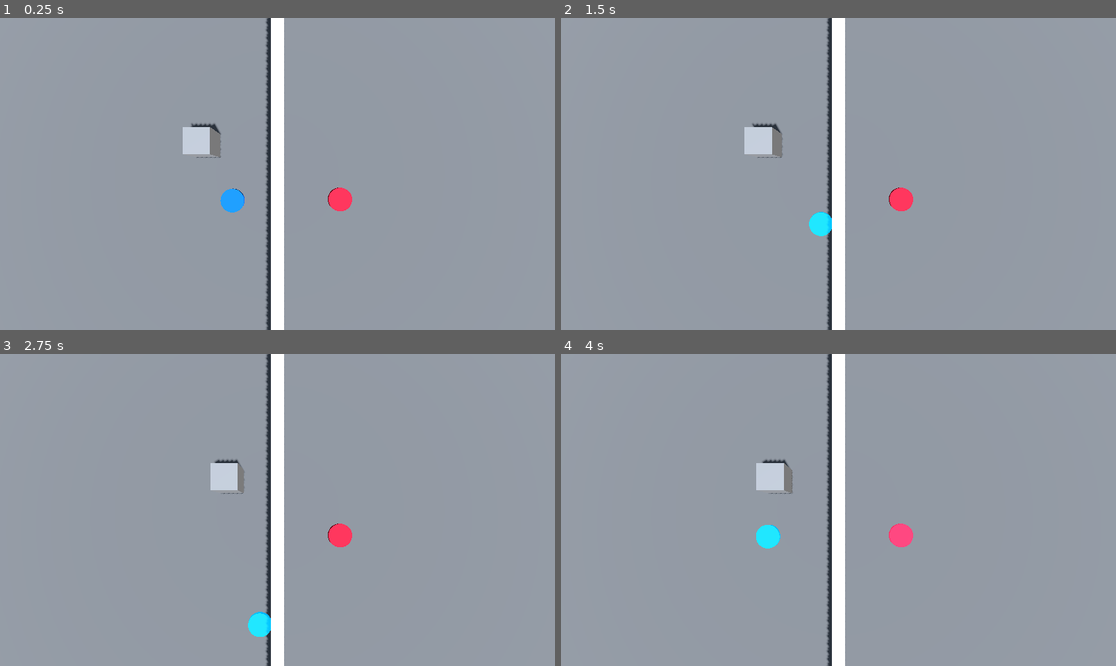
Above: before the commit, frames 1-4 (two rows, left to right).
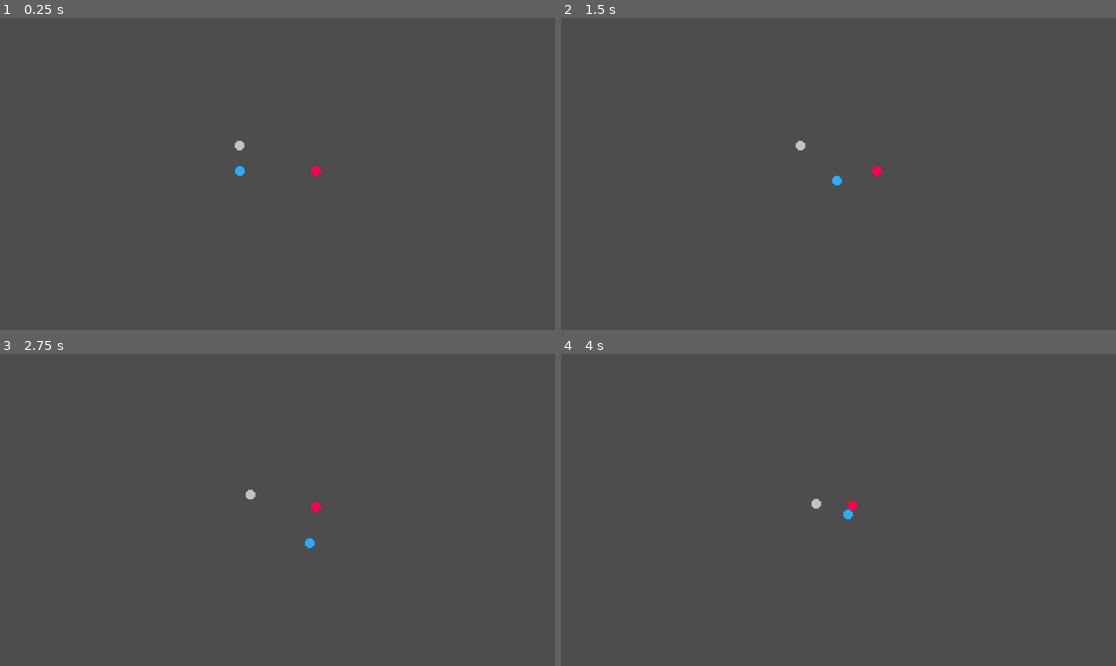
Above: after the commit, the same moments.

Repository: Johnethon/connections_game_jam
Game: Godot game, scene res://main.tscn
Same seed, same stepped clock (60 frames per second), same inputs: the game is played once before the commit and once after it.
Inputs (mouse positions are in pixels of both pictures, inside the frame that each line leads up to):
- Up to frame 1 (0.25 s): no input
- Up to frame 2 (1.5 s): tap Enter at 0.5 s; move the mouse to (960, 158) at 0.52 s; hold D (negative_move_right) 0.53-1.28 s; tap F (negative_interact) at 0.6 s; move the mouse to (727, 189) at 1.27 s; hold S (negative_move_down) from 1.28 s (still down); tap Space (negative_toggle_magnet) at 1.35 s
- Up to frame 3 (2.75 s): move the mouse to (333, 441) at 2.02 s; release S (negative_move_down) at 2.03 s; hold D (negative_move_right) from 2.03 s (still down); tap Shift (positive_interact) at 2.1 s
- Up to frame 4 (4 s): move the mouse to (810, 572) at 2.77 s; release D (negative_move_right) at 2.78 s; hold W (negative_move_up) 2.78-3.53 s; tap Ctrl (positive_toggle_magnet) at 2.85 s; move the mouse to (1005, 556) at 3.52 s; hold A (negative_move_left) from 3.53 s (still down); tap F (negative_interact) at 3.6 s

The runs differ from the first frame. In frame 1, 100% of the frame differs, in the area x 0-100%, y 0-100%; in frame 2, 100%; in frame 3, 100%; in frame 4, 100%.

Commit message:
now it's 2D

Diff:
--- a/magnetic_object.gd
+++ b/magnetic_object.gd
@@ -1,4 +1,4 @@
-extends RigidBody3D
+extends RigidBody2D
 class_name MagneticObject
 
 @export var positive : bool = true
@@ -8,13 +8,6 @@
 @export var lock_z : bool = false
 
 func _ready():
-	axis_lock_angular_x = true
-	axis_lock_angular_y = true
-	axis_lock_angular_z = true
-
-	axis_lock_linear_x = lock_x
-	axis_lock_linear_z = lock_z
-	axis_lock_linear_y = true
 
 	##collides with wire
 	collision_layer += 1 << 1
@@ -23,3 +16,6 @@
 	##collides with object stoppers
 	collision_layer += 1 << 3
 	collision_mask += 1 << 3
+
+func _integrate_forces(state: PhysicsDirectBodyState2D) -> void:
+	pass
--- a/magnetic_object.tscn
+++ b/magnetic_object.tscn
@@ -1,19 +1,19 @@
 [gd_scene load_steps=4 format=3 uid="uid://bc4cqt6bn6o17"]
 
 [ext_resource type="Script" uid="uid://7l3vo5xlakgv" path="res://magnetic_object.gd" id="1_xu8qx"]
+[ext_resource type="Texture2D" uid="uid://b8wj7d4n63cc6" path="res://sprites/grey_circle.png" id="2_a1sl3"]
 
-[sub_resource type="BoxShape3D" id="BoxShape3D_xds2c"]
+[sub_resource type="CircleShape2D" id="CircleShape2D_xu8qx"]
 
-[sub_resource type="BoxMesh" id="BoxMesh_xu8qx"]
-
-[node name="MagneticObject" type="RigidBody3D"]
-axis_lock_angular_x = true
-axis_lock_angular_y = true
-axis_lock_angular_z = true
+[node name="MagneticObject" type="RigidBody2D"]
+gravity_scale = 0.0
+linear_damp = 2.0
 script = ExtResource("1_xu8qx")
 
-[node name="CollisionShape3D" type="CollisionShape3D" parent="."]
-shape = SubResource("BoxShape3D_xds2c")
+[node name="CollisionShape3D" type="CollisionShape2D" parent="."]
+shape = SubResource("CircleShape2D_xu8qx")
 
-[node name="MeshInstance3D" type="MeshInstance3D" parent="."]
-mesh = SubResource("BoxMesh_xu8qx")
+[node name="Sprite2D" type="Sprite2D" parent="."]
+texture_filter = 3
+scale = Vector2(2.5, 2.5)
+texture = ExtResource("2_a1sl3")
--- a/main.tscn
+++ b/main.tscn
@@ -1,105 +1,67 @@
-[gd_scene load_steps=15 format=3 uid="uid://x55yvehn6kp0"]
+[gd_scene load_steps=8 format=3 uid="uid://x55yvehn6kp0"]
 
 [ext_resource type="PackedScene" uid="uid://depor5otor04j" path="res://player_positive.tscn" id="1_0xm2m"]
 [ext_resource type="PackedScene" uid="uid://bq7xhvh0tro57" path="res://player_negative.tscn" id="2_h2yge"]
 [ext_resource type="PackedScene" uid="uid://bc4cqt6bn6o17" path="res://magnetic_object.tscn" id="3_h2yge"]
 
-[sub_resource type="ProceduralSkyMaterial" id="ProceduralSkyMaterial_7dm0k"]
+[sub_resource type="RectangleShape2D" id="RectangleShape2D_h2yge"]
+size = Vector2(1237, 20)
 
-[sub_resource type="Sky" id="Sky_ig7tw"]
-sky_material = SubResource("ProceduralSkyMaterial_7dm0k")
+[sub_resource type="RectangleShape2D" id="RectangleShape2D_1bvp3"]
+size = Vector2(20, 699)
 
-[sub_resource type="Environment" id="Environment_7dm0k"]
-background_mode = 2
-sky = SubResource("Sky_ig7tw")
+[sub_resource type="RectangleShape2D" id="RectangleShape2D_lquwl"]
+size = Vector2(19, 711)
 
-[sub_resource type="StandardMaterial3D" id="StandardMaterial3D_7dm0k"]
-albedo_color = Color(0.41981313, 0.41981313, 0.4198131, 1)
+[sub_resource type="RectangleShape2D" id="RectangleShape2D_7mycd"]
+size = Vector2(1170, 20)
 
-[sub_resource type="BoxMesh" id="BoxMesh_7dm0k"]
-material = SubResource("StandardMaterial3D_7dm0k")
+[node name="Main" type="Node2D"]
 
-[sub_resource type="BoxShape3D" id="BoxShape3D_7dm0k"]
-
-[sub_resource type="StandardMaterial3D" id="StandardMaterial3D_0xm2m"]
-
-[sub_resource type="BoxMesh" id="BoxMesh_0xm2m"]
-material = SubResource("StandardMaterial3D_0xm2m")
-
-[sub_resource type="BoxShape3D" id="BoxShape3D_0xm2m"]
-
-[sub_resource type="BoxShape3D" id="BoxShape3D_h2yge"]
-size = Vector3(1, 1, 13.4)
-
-[sub_resource type="BoxShape3D" id="BoxShape3D_1bvp3"]
-size = Vector3(24, 1, 1)
-
-[node name="Main" type="Node3D"]
-
-[node name="Camera3D" type="Camera3D" parent="."]
-transform = Transform3D(1, 0, 0, 0, -4.371139e-08, 1, 0, -1, -4.371139e-08, 0, 7.2, 0)
-fov = 90.0
-
-[node name="WorldEnvironment" type="WorldEnvironment" parent="."]
-environment = SubResource("Environment_7dm0k")
-
-[node name="DirectionalLight3D" type="DirectionalLight3D" parent="."]
-transform = Transform3D(0.8660254, -0.43301272, 0.25, 0, 0.49999997, 0.86602545, -0.5, -0.75, 0.4330127, 3.780551, 4.9046416, 4.835234)
-shadow_enabled = true
+[node name="Camera3D" type="Camera2D" parent="."]
+position = Vector2(0, 7.2)
+scale = Vector2(1, 1e-05)
 
 [node name="PlayerPositive" parent="." instance=ExtResource("1_0xm2m")]
-transform = Transform3D(1, 0, 0, 0, 1, 0, 0, 0, 1, 2.660106, 0.55, 1.081826)
+position = Vector2(80, 1)
+positive = true
 
 [node name="PlayerNegative" parent="." instance=ExtResource("2_h2yge")]
-transform = Transform3D(1, 0, 0, 0, 1, 0, 0, 0, 1, -1.9117497, 0.55, 1.1265926)
+position = Vector2(-78, 1)
 
-[node name="MeshInstance3D" type="MeshInstance3D" parent="."]
-transform = Transform3D(24, 0, 0, 0, 1, 0, 0, 0, 13.4, 0, 0, 0)
-mesh = SubResource("BoxMesh_7dm0k")
+[node name="StaticBody3D" type="StaticBody2D" parent="."]
+position = Vector2(0, -316)
 
-[node name="StaticBody3D" type="StaticBody3D" parent="MeshInstance3D"]
-
-[node name="CollisionShape3D" type="CollisionShape3D" parent="MeshInstance3D/StaticBody3D"]
-shape = SubResource("BoxShape3D_7dm0k")
-
-[node name="MeshInstance3D2" type="MeshInstance3D" parent="."]
-transform = Transform3D(0.47655153, 0, 0, 0, 1, 0, 0, 0, 28.072828, 0, 1.0000644, 0)
-mesh = SubResource("BoxMesh_0xm2m")
-
-[node name="StaticBody3D" type="StaticBody3D" parent="MeshInstance3D2"]
-
-[node name="CollisionShape3D" type="CollisionShape3D" parent="MeshInstance3D2/StaticBody3D"]
-shape = SubResource("BoxShape3D_0xm2m")
-
-[node name="StaticBody3D" type="StaticBody3D" parent="."]
-transform = Transform3D(1, 0, 0, 0, 1, 0, 0, 0, 1, -12.5, 1, 0)
-
-[node name="CollisionShape3D" type="CollisionShape3D" parent="StaticBody3D"]
-shape = SubResource("BoxShape3D_h2yge")
+[node name="CollisionShape3D" type="CollisionShape2D" parent="StaticBody3D"]
+position = Vector2(-0.5, 0)
+shape = SubResource("RectangleShape2D_h2yge")
 debug_color = Color(0.9529412, 0, 0.54901963, 1)
 
-[node name="StaticBody3D4" type="StaticBody3D" parent="."]
-transform = Transform3D(1, 0, 0, 0, 1, 0, 0, 0, 1, 12.5, 1, 0)
+[node name="StaticBody3D4" type="StaticBody2D" parent="."]
+position = Vector2(579, -1)
 
-[node name="CollisionShape3D" type="CollisionShape3D" parent="StaticBody3D4"]
-shape = SubResource("BoxShape3D_h2yge")
+[node name="CollisionShape3D" type="CollisionShape2D" parent="StaticBody3D4"]
+position = Vector2(0, -1.5)
+shape = SubResource("RectangleShape2D_1bvp3")
 debug_color = Color(0.9529412, 0, 0.54901963, 1)
 
-[node name="StaticBody3D2" type="StaticBody3D" parent="."]
-transform = Transform3D(1, 0, 0, 0, 1, 0, 0, 0, 1, 0.032732606, 1, -7.1520886)
+[node name="StaticBody3D2" type="StaticBody2D" parent="."]
+position = Vector2(-579, 1)
 
-[node name="CollisionShape3D" type="CollisionShape3D" parent="StaticBody3D2"]
-shape = SubResource("BoxShape3D_1bvp3")
+[node name="CollisionShape3D" type="CollisionShape2D" parent="StaticBody3D2"]
+position = Vector2(0.5, 2.5)
+shape = SubResource("RectangleShape2D_lquwl")
 debug_color = Color(0.9529412, 0, 0.54901963, 1)
 
-[node name="StaticBody3D3" type="StaticBody3D" parent="."]
-transform = Transform3D(1, 0, 0, 0, 1, 0, 0, 0, 1, 0.032732606, 1, 7.1479115)
+[node name="StaticBody3D3" type="StaticBody2D" parent="."]
+position = Vector2(0, 340)
 
-[node name="CollisionShape3D" type="CollisionShape3D" parent="StaticBody3D3"]
-shape = SubResource("BoxShape3D_1bvp3")
+[node name="CollisionShape3D" type="CollisionShape2D" parent="StaticBody3D3"]
+position = Vector2(-4, 0)
+shape = SubResource("RectangleShape2D_7mycd")
 debug_color = Color(0.9529412, 0, 0.54901963, 1)
 
 [node name="MagneticObject" parent="." instance=ExtResource("3_h2yge")]
-transform = Transform3D(1, 0, 0, 0, 1, 0, 0, 0, 1, -2.9648917, 1, -1.2170312)
+position = Vector2(-79, -52)
 linear_damp = 2.0
 lock_z = true
--- a/player.gd
+++ b/player.gd
@@ -1,10 +1,10 @@
-extends CharacterBody3D
+extends CharacterBody2D
 class_name Player
 
 @export var positive : bool = true
 
-@onready var magnet_range : Area3D = $Area3D
-var move_speed = 5.0
+@onready var magnet_range : Area2D = $Area3D
+var move_speed = 100.0
 
 var pulling : bool = false
 
@@ -34,19 +34,19 @@
 	#var direction := (transform.basis * Vector3(input_dir.x, 0, input_dir.y)).normalized()
 	if input_dir:
 		velocity.x = input_dir.x * move_speed
-		velocity.z = input_dir.y * move_speed
+		velocity.y = input_dir.y * move_speed
 	else:
 		velocity.x = move_toward(velocity.x, 0, move_speed)
-		velocity.z = move_toward(velocity.z, 0, move_speed)
+		velocity.y = move_toward(velocity.y, 0, move_speed)
 
-	$MeshInstance3D.mesh.material.rim = int(pulling)
 	if pulling:
 		for body in magnet_range.get_overlapping_bodies():
 			if body is MagneticObject:
+				#print("do")
 				var dir_to = global_position.direction_to(body.global_position).normalized()
 				var dist_to = global_position.distance_to(body.global_position)
 				var toward_or_away = ( 1 - 2 * int(body.positive == not positive) )
-				var power = 30/dist_to
+				var power = 10000/dist_to
 
 				body.apply_central_force( dir_to * toward_or_away * power)
 
--- a/player_negative.tscn
+++ b/player_negative.tscn
@@ -1,36 +1,29 @@
-[gd_scene load_steps=6 format=3 uid="uid://bq7xhvh0tro57"]
+[gd_scene load_steps=5 format=3 uid="uid://bq7xhvh0tro57"]
 
 [ext_resource type="Script" uid="uid://caws2b3rfrn1x" path="res://player_negative.gd" id="1_shhc4"]
+[ext_resource type="Texture2D" uid="uid://b5q0o1gnsss2h" path="res://sprites/blue_circle.png" id="2_e53bd"]
 
-[sub_resource type="CylinderShape3D" id="CylinderShape3D_shhc4"]
-height = 0.103515625
+[sub_resource type="CircleShape2D" id="CircleShape2D_shhc4"]
 
-[sub_resource type="StandardMaterial3D" id="StandardMaterial3D_shhc4"]
-albedo_color = Color(0, 0.4392157, 1, 1)
-rim_enabled = true
-rim = 0.0
+[sub_resource type="CircleShape2D" id="CircleShape2D_swo01"]
+radius = 791.7285
 
-[sub_resource type="CylinderMesh" id="CylinderMesh_shhc4"]
-material = SubResource("StandardMaterial3D_shhc4")
-
-[sub_resource type="CylinderShape3D" id="CylinderShape3D_e53bd"]
-radius = 100.0
-
-[node name="PlayerNegative" type="CharacterBody3D"]
+[node name="PlayerNegative" type="CharacterBody2D"]
 collision_layer = 5
 collision_mask = 5
 script = ExtResource("1_shhc4")
 positive = false
 
-[node name="CollisionShape3D" type="CollisionShape3D" parent="."]
-transform = Transform3D(1, 0, 0, 0, 1, 0, 0, 0, 1, 0, 0.0009765625, 0)
-shape = SubResource("CylinderShape3D_shhc4")
+[node name="CollisionShape3D" type="CollisionShape2D" parent="."]
+position = Vector2(0, 0.0009765625)
+shape = SubResource("CircleShape2D_shhc4")
 
-[node name="MeshInstance3D" type="MeshInstance3D" parent="."]
-transform = Transform3D(1, 0, 0, 0, 0.050000012, 0, 0, 0, 1, 0, 0, 0)
-mesh = SubResource("CylinderMesh_shhc4")
+[node name="Area3D" type="Area2D" parent="."]
 
-[node name="Area3D" type="Area3D" parent="."]
+[node name="CollisionShape3D" type="CollisionShape2D" parent="Area3D"]
+shape = SubResource("CircleShape2D_swo01")
 
-[node name="CollisionShape3D" type="CollisionShape3D" parent="Area3D"]
-shape = SubResource("CylinderShape3D_e53bd")
+[node name="Sprite2D" type="Sprite2D" parent="."]
+texture_filter = 3
+scale = Vector2(2.5, 2.5)
+texture = ExtResource("2_e53bd")
--- a/player_positive.tscn
+++ b/player_positive.tscn
@@ -1,35 +1,29 @@
-[gd_scene load_steps=6 format=3 uid="uid://depor5otor04j"]
+[gd_scene load_steps=5 format=3 uid="uid://depor5otor04j"]
 
 [ext_resource type="Script" uid="uid://dya18ux1qpldn" path="res://player_positive.gd" id="1_hn50j"]
+[ext_resource type="Texture2D" uid="uid://upy4i26a3ioi" path="res://sprites/red_circle.png" id="2_f3ldv"]
 
-[sub_resource type="StandardMaterial3D" id="StandardMaterial3D_jwxgp"]
-albedo_color = Color(1, 0.12156863, 0.22745098, 1)
-rim_enabled = true
-rim = 0.0
+[sub_resource type="CircleShape2D" id="CircleShape2D_hn50j"]
 
-[sub_resource type="CylinderMesh" id="CylinderMesh_jwxgp"]
-material = SubResource("StandardMaterial3D_jwxgp")
+[sub_resource type="CircleShape2D" id="CircleShape2D_f3ldv"]
+radius = 960.7773
 
-[sub_resource type="CylinderShape3D" id="CylinderShape3D_jwxgp"]
-height = 0.10168457
-
-[sub_resource type="CylinderShape3D" id="CylinderShape3D_hn50j"]
-radius = 100.0
-
-[node name="PlayerPositive" type="CharacterBody3D"]
+[node name="PlayerPositive" type="CharacterBody2D"]
 collision_layer = 5
 collision_mask = 5
 script = ExtResource("1_hn50j")
+positive = null
 
-[node name="MeshInstance3D" type="MeshInstance3D" parent="."]
-transform = Transform3D(1, 0, 0, 0, 0.05, 0, 0, 0, 1, 0, 0, 0)
-mesh = SubResource("CylinderMesh_jwxgp")
+[node name="Sprite2D" type="Sprite2D" parent="."]
+texture_filter = 3
+scale = Vector2(2.5, 2.5)
+texture = ExtResource("2_f3ldv")
 
-[node name="CollisionShape3D" type="CollisionShape3D" parent="."]
-transform = Transform3D(1, 0, 0, 0, 1, 0, 0, 0, 1, 0, 0.00030517578, 0)
-shape = SubResource("CylinderShape3D_jwxgp")
+[node name="CollisionShape3D" type="CollisionShape2D" parent="."]
+position = Vector2(0, 0.00030517578)
+shape = SubResource("CircleShape2D_hn50j")
 
-[node name="Area3D" type="Area3D" parent="."]
+[node name="Area3D" type="Area2D" parent="."]
 
-[node name="CollisionShape3D" type="CollisionShape3D" parent="Area3D"]
-shape = SubResource("CylinderShape3D_hn50j")
+[node name="CollisionShape3D" type="CollisionShape2D" parent="Area3D"]
+shape = SubResource("CircleShape2D_f3ldv")
--- a/power_cable.gd
+++ b/power_cable.gd
@@ -2,3 +2,13 @@
 class_name power_cable
 
 var cable_nodes = []
+
+#@onready var base_cable_piece : CablePiece = null
+var picked_up : bool = false
+
+func _process(delta : float):
+	if picked_up:
+		cable_check_and_place()
+
+func cable_check_and_place():
+	pass
--- a/power_cable.tscn
+++ b/power_cable.tscn
@@ -1,14 +1,17 @@
-[gd_scene load_steps=2 format=3 uid="uid://dhvabo5lp4egj"]
+[gd_scene load_steps=3 format=3 uid="uid://dhvabo5lp4egj"]
 
 [ext_resource type="Script" uid="uid://bs850mfu7wllk" path="res://power_cable.gd" id="1_m78di"]
+[ext_resource type="PackedScene" uid="uid://b47vq3pxs1c8s" path="res://power_cable_piece.tscn" id="2_p5bab"]
 
-[node name="PowerCable" type="Node3D"]
+[node name="PowerCable" type="Node2D"]
 script = ExtResource("1_m78di")
 
-[node name="Area3D" type="Area3D" parent="."]
+[node name="Area3D" type="Area2D" parent="."]
 collision_layer = 2
 collision_mask = 2
 
-[node name="CollisionShape3D" type="CollisionShape3D" parent="Area3D"]
+[node name="CollisionShape3D" type="CollisionShape2D" parent="Area3D"]
 
-[node name="ShapeCast3D" type="ShapeCast3D" parent="."]
+[node name="ShapeCast3D" type="ShapeCast2D" parent="."]
+
+[node name="PowerCablePiece" parent="." instance=ExtResource("2_p5bab")]
--- /dev/null
+++ b/power_cable_piece.gd
@@ -0,0 +1 @@
+extends MeshInstance3D
--- /dev/null
+++ b/power_cable_piece.tscn
@@ -0,0 +1,29 @@
+[gd_scene load_steps=6 format=3 uid="uid://b47vq3pxs1c8s"]
+
+[ext_resource type="Script" uid="uid://bdn83kh2v2y2" path="res://power_cable_piece.gd" id="1_os067"]
+
+[sub_resource type="StandardMaterial3D" id="StandardMaterial3D_rftnd"]
+albedo_color = Color(0, 0, 0, 1)
+
+[sub_resource type="SphereMesh" id="SphereMesh_rftnd"]
+material = SubResource("StandardMaterial3D_rftnd")
+radius = 0.1
+height = 0.2
+
+[sub_resource type="StandardMaterial3D" id="StandardMaterial3D_os067"]
+albedo_color = Color(0, 0, 0, 1)
+
+[sub_resource type="CylinderMesh" id="CylinderMesh_rftnd"]
+material = SubResource("StandardMaterial3D_os067")
+top_radius = 0.1
+bottom_radius = 0.1
+
+[node name="PowerCablePiece" type="MeshInstance2D"]
+mesh = SubResource("SphereMesh_rftnd")
+script = ExtResource("1_os067")
+
+[node name="Node3D" type="Node2D" parent="."]
+
+[node name="MeshInstance3D" type="MeshInstance2D" parent="Node3D"]
+scale = Vector2(1, -4.371139e-08)
+mesh = SubResource("CylinderMesh_rftnd")
Not shown, added: power_cable_piece.gd.uid
Binary file added: sprites/blue_circle.png
Not shown, added: sprites/blue_circle.png.import
Binary file added: sprites/grey_circle.png
Not shown, added: sprites/grey_circle.png.import
Binary file added: sprites/red_circle.png
Not shown, added: sprites/red_circle.png.import
